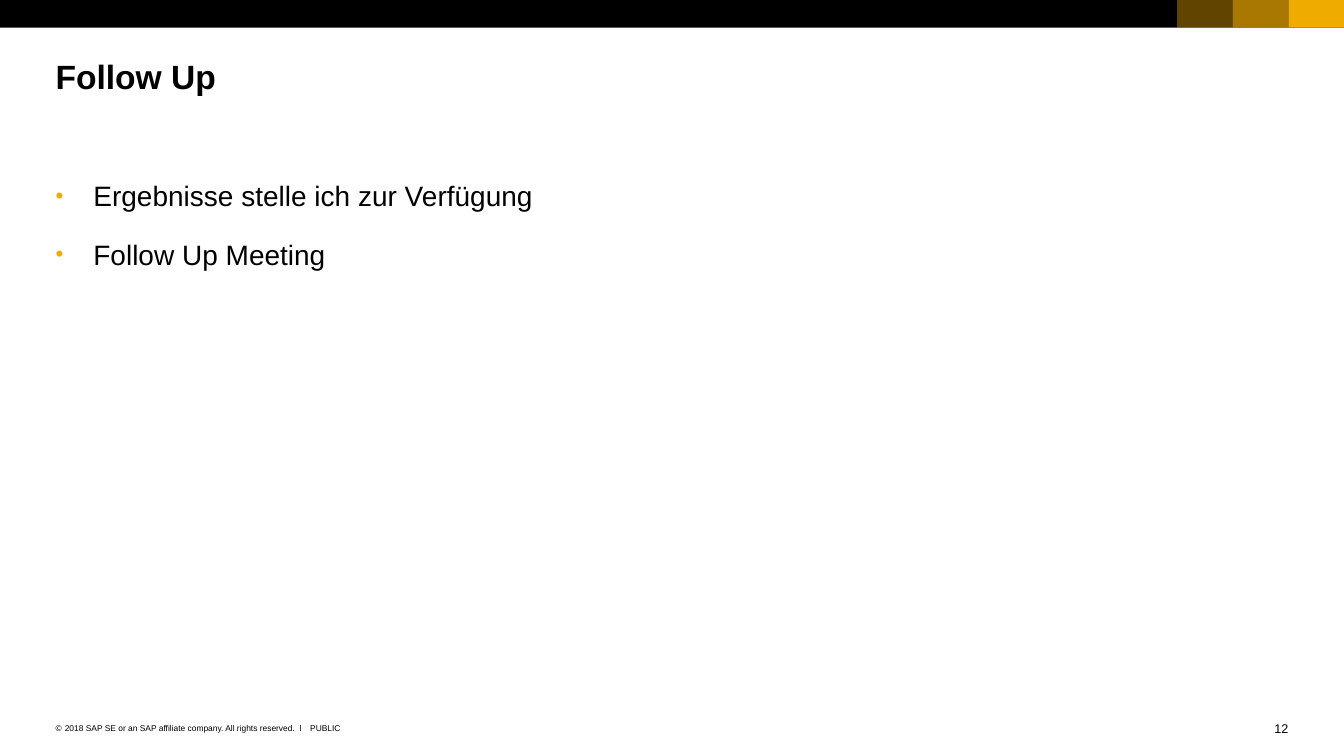
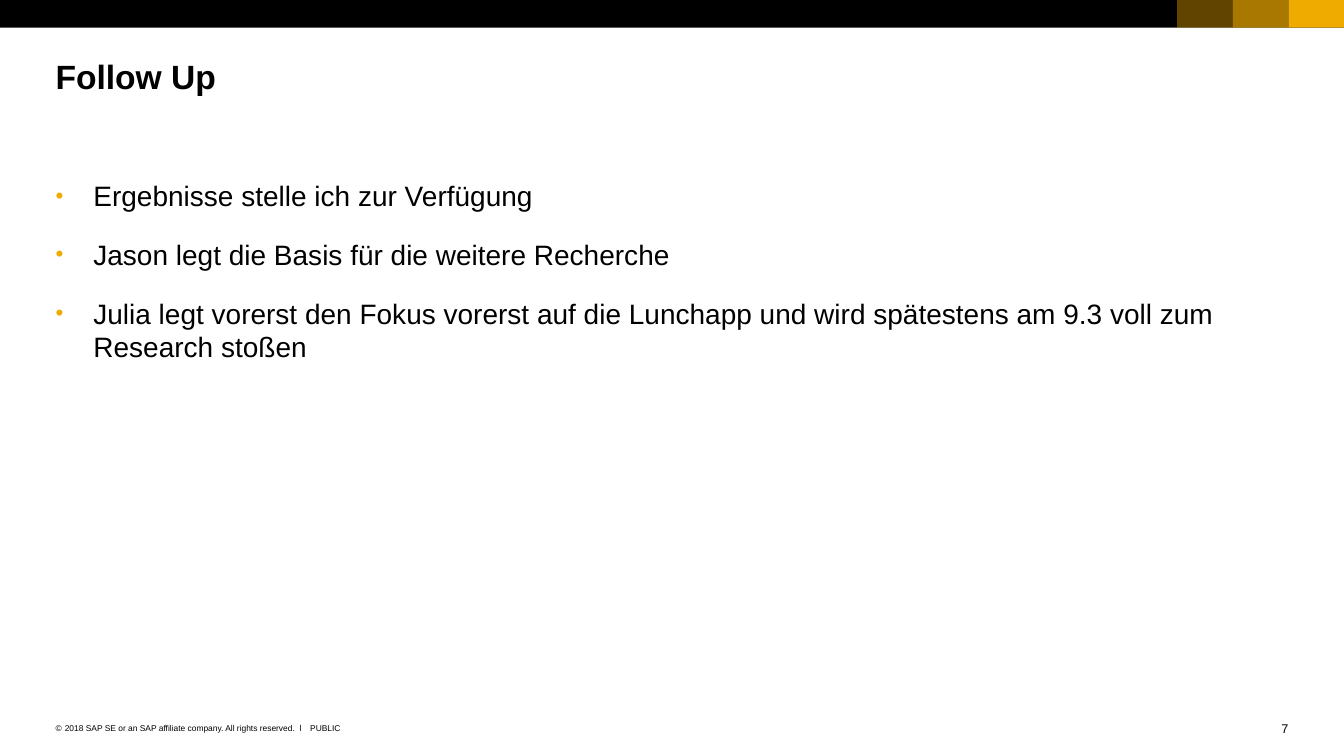
Before and after one commit to pulseshift/offline-survey-docs, a slide deck: slide 7 of portfolio/research newsfeed/Erarbeitung der Projektstruktur.pptx (slide 12 before the commit). Drawn at 1344x756 pixels with LibreOffice and Linux fonts; fonts in the diff are those of the drawing. Boxes give left, top, right and bottom in pixels: in the first picture for what was removed or moved away, otherwise in the second. Text is boxed around its words. In the diff, an @@ line names an element or a change of style, - is before the commit and + after.

Commit message:
Nachbereitung der Projektstrukturerarbeitung für das Researchprojekt

```diff
--- a/portfolio/research newsfeed/Erarbeitung der Projektstruktur.pptx
+++ b/portfolio/research newsfeed/Erarbeitung der Projektstruktur.pptx
@@ text at (x1=93, y1=244, x2=1213, y2=358): text changed @@
-• Follow Up Meeting
+• Jason legt die Basis für die weitere Recherche
+• Julia legt vorerst den Fokus vorerst auf die Lunchapp und wird spätestens am 9.3 voll zum Research stoßen
@@ page number at (x1=1281, y1=724, x2=1288, y2=733): text changed @@
-12
+7
```
Also in this commit, not shown: 1 other slide changed, 5 slides removed, 4 other files.
